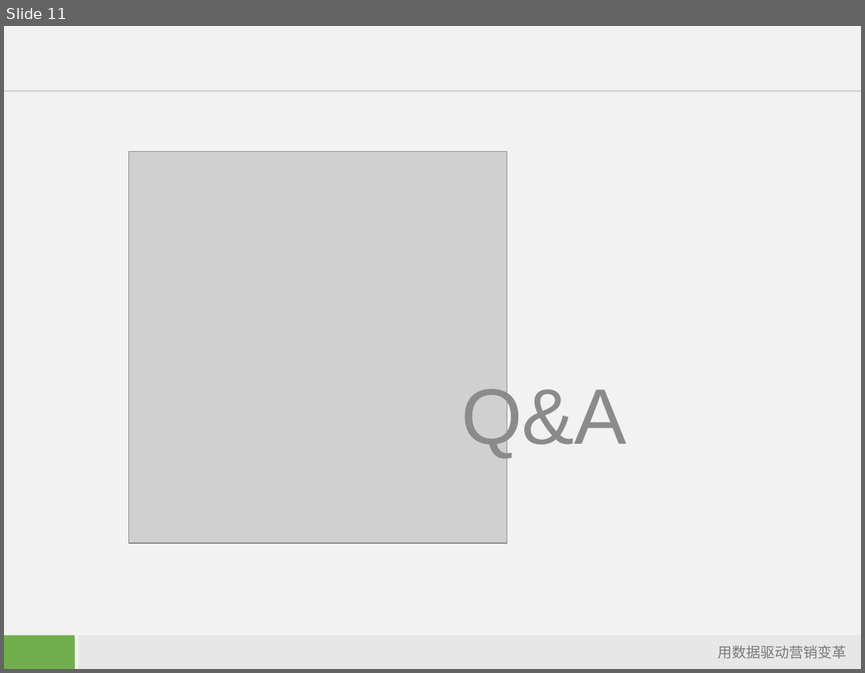
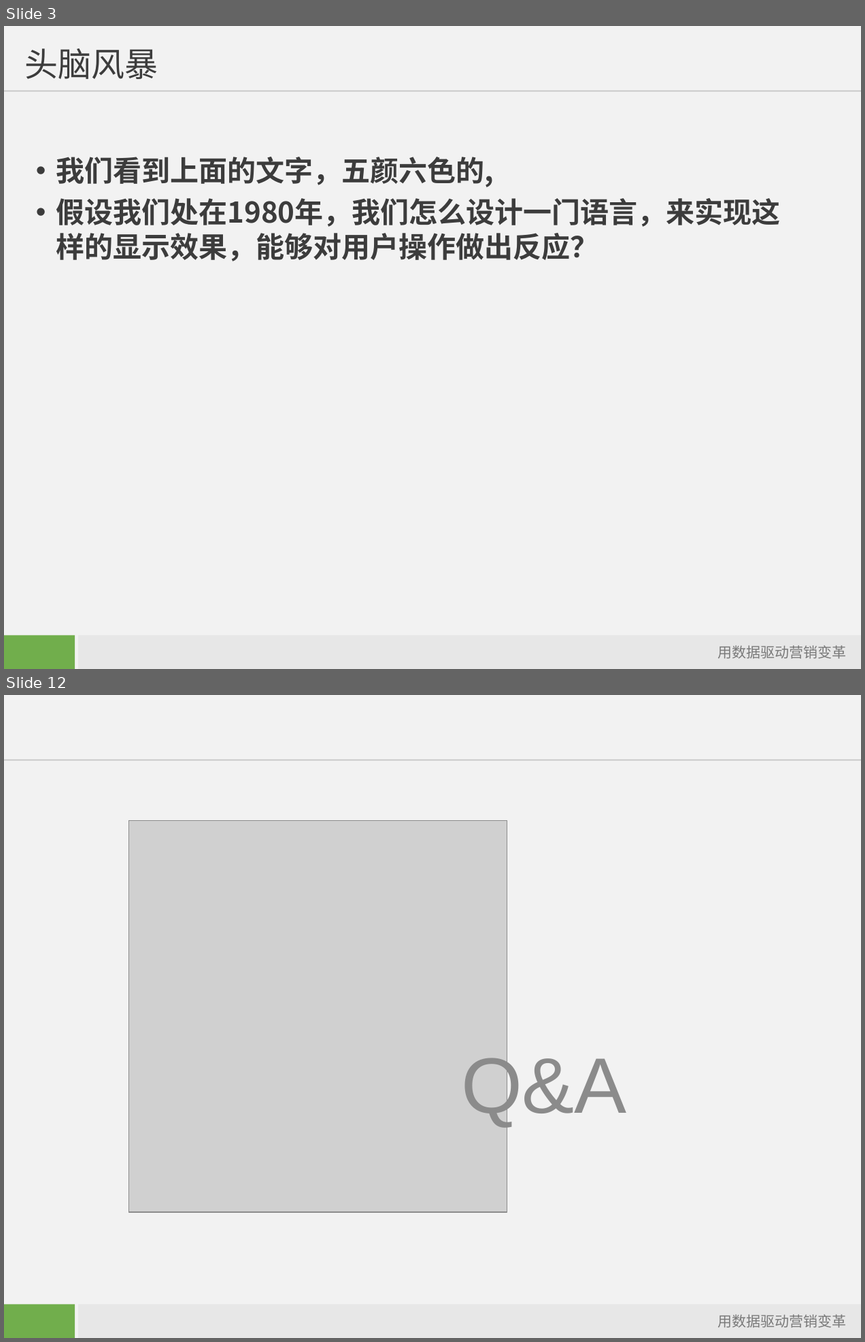
Before and after one commit to starzou/dom-edge, a slide deck: doc/DOM及其应用-入门.ppt. Shown one above the other, each under a label of ours: slide 11 before the commit, slides 3 and 12 after it; the slides between them are not shown. The pictures are 865x673 and 865x1342 pixels, drawn with LibreOffice and Linux fonts; fonts in the diff are those of the drawing; grey boxes stand for pictures; background and template pictures are left out. Boxes give left, top, right and bottom in pixels: in the first picture for what was removed or moved away, otherwise in the second. Text is boxed around its words. In the diff, an @@ line names an element or a change of style, - is before the commit and + after.

```diff
--- a/doc/DOM及其应用-入门.ppt
+++ b/doc/DOM及其应用-入门.ppt
@@ slide 3 added at (x1=4, y1=26, x2=861, y2=669), background #F2F2F2; not listed: 4 template elements that a slide beside it also shows @@
@@ title added at (x1=25, y1=48, x2=158, y2=79), 28 pt, text #3C3C3C @@
+头脑风暴
@@ text added at (x1=56, y1=157, x2=781, y2=261), 24 pt, text #3C3C3C, bold @@
+• 我们看到上面的文字，五颜六色的,
+• 假设我们处在1980年，我们怎么设计一门语言，来实现这样的显示效果，能够对用户操作做出反应？
@@ what was slide 11 is now slide 12 @@
```
Also in this commit, not shown: 4 slides changed.
